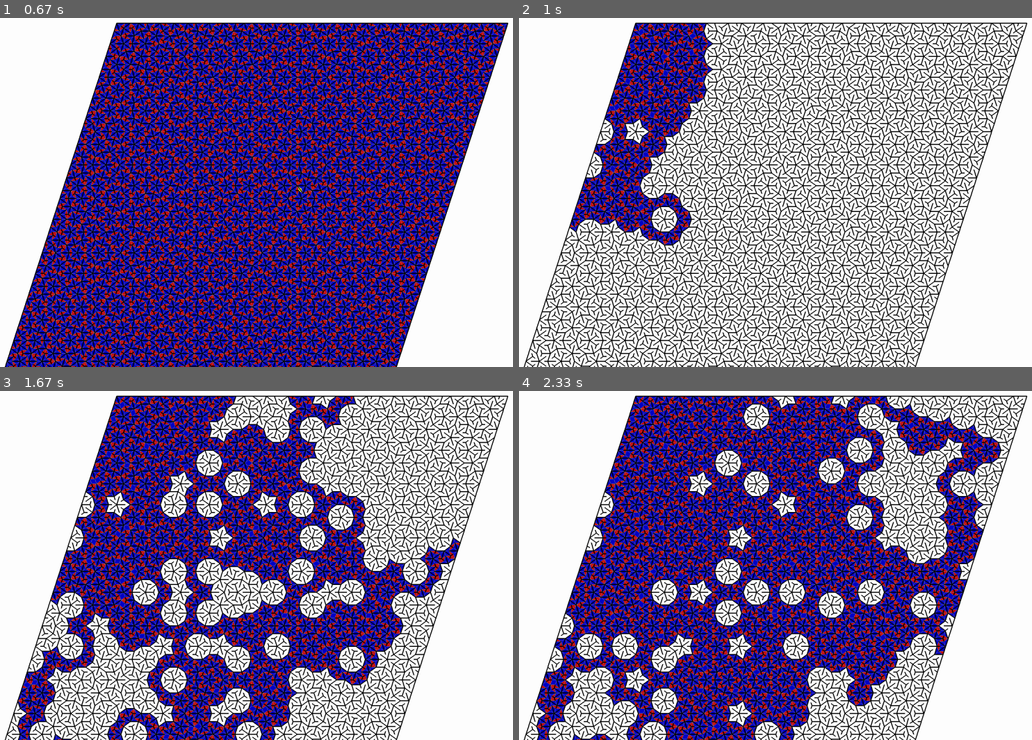
Above: before the commit, frames 1-4 (two rows, left to right).
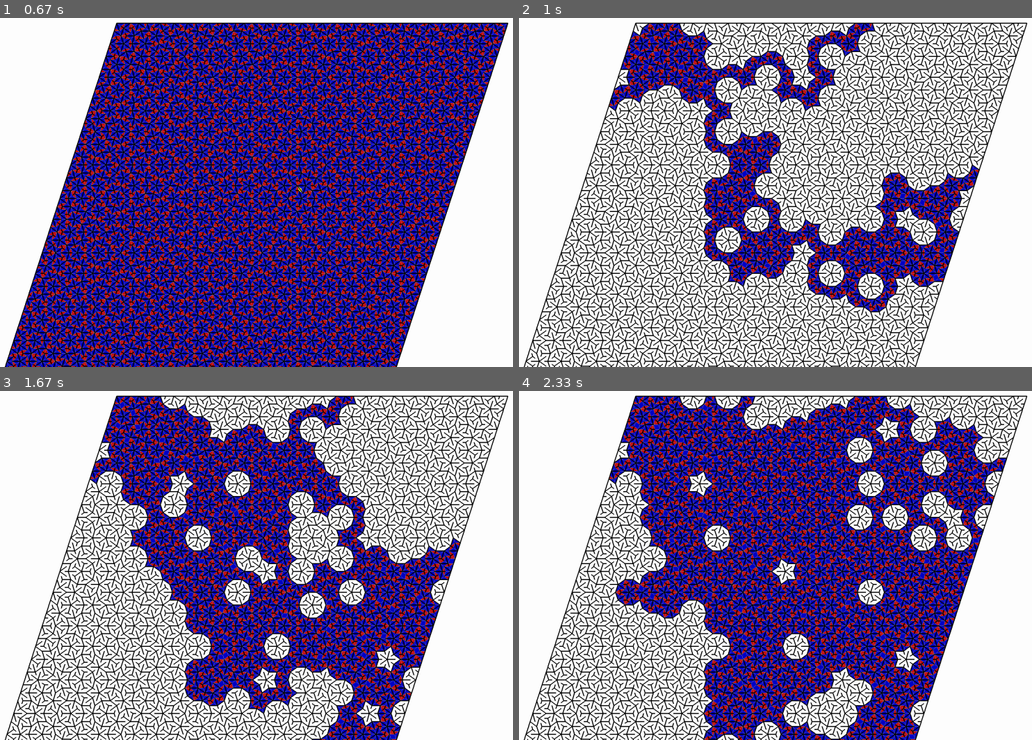
Above: after the commit, the same moments.

Repository: baluneboy/pims
Game: pygame game, started from sandbox/penrose.py
The game is run twice, just before and just after one commit, with the same random seed, the same clock (stepped at 60 frames per second) and the same inputs.
Inputs (mouse positions are in pixels of both pictures, inside the frame that each line leads up to):
- Up to frame 1 (0.67 s): click (302, 192) at 0.38 s
- Up to frame 2 (1 s): tap G at 0.67 s
- Up to frame 3 (1.67 s): no input
- Up to frame 4 (2.33 s): no input

Frame 1 is identical in both runs. In frame 2, 17% of the frame differs, in the area x 9-90%, y 1-85%; in frame 3, 21%; in frame 4, 24%, in the area x 3-95%, y 1-100%.

Commit message:
Added sizer code for smalltime app.

Diff:
--- a/sandbox/penrose.py
+++ b/sandbox/penrose.py
@@ -1,3 +1,5 @@
+#!/usr/bin/env python
+
 import pygame
 import sys
 import math
--- /dev/null
+++ b/sandbox/wxframe_example.py
@@ -0,0 +1,45 @@
+#!/usr/bin/env python
+
+import wx
+class ExampleFrame(wx.Frame):
+    def __init__(self, parent):
+        wx.Frame.__init__(self, parent)
+
+        self.panel = wx.Panel(self)
+        self.quote = wx.StaticText(self.panel, label="Your quote:")
+        self.result = wx.StaticText(self.panel, label="")
+        self.result.SetForegroundColour(wx.RED)
+        self.button = wx.Button(self.panel, label="Save")
+        self.lblname = wx.StaticText(self.panel, label="Your name:")
+        self.editname = wx.TextCtrl(self.panel, size=(140, -1))
+
+        # Set sizer for the frame, so we can change frame size to match widgets
+        self.windowSizer = wx.BoxSizer()
+        self.windowSizer.Add(self.panel, 1, wx.ALL | wx.EXPAND)
+
+        # Set sizer for the panel content
+        self.sizer = wx.GridBagSizer(5, 5)
+        self.sizer.Add(self.quote, (0, 0))
+        self.sizer.Add(self.result, (0, 1))
+        self.sizer.Add(self.lblname, (1, 0))
+        self.sizer.Add(self.editname, (1, 1))
+        self.sizer.Add(self.button, (2, 0), (1, 2), flag=wx.EXPAND)
+
+        # Set simple sizer for a nice border
+        self.border = wx.BoxSizer()
+        self.border.Add(self.sizer, 1, wx.ALL | wx.EXPAND, 5)
+
+        # Use the sizers
+        self.panel.SetSizerAndFit(self.border)
+        self.SetSizerAndFit(self.windowSizer)
+
+        # Set event handlers
+        self.button.Bind(wx.EVT_BUTTON, self.OnButton)
+
+    def OnButton(self, e):
+        self.result.SetLabel(self.editname.GetValue())
+
+app = wx.App(False)
+frame = ExampleFrame(None)
+frame.Show()
+app.MainLoop()
--- /dev/null
+++ b/sandbox/wxsizers_example.py
@@ -0,0 +1,94 @@
+#!/usr/bin/env python
+
+import wx
+
+def sample_external_long_running(func, func_when_done, val=30):
+    from time import sleep
+    sleep(2)
+    wx.CallAfter(func, val)
+    sleep(2)
+    wx.CallAfter(func, 2*val)
+    sleep(1)
+    wx.CallAfter(func, 3*val)
+    sleep(3)
+    wx.CallAfter(func_when_done)
+
+class ShortWindow(wx.PyWindow):
+    """
+    A short window that is used for sizer items for smalltime info.
+    """
+    def __init__(self, parent, text, pos=wx.DefaultPosition, size=wx.DefaultSize):
+        wx.PyWindow.__init__(self, parent, -1,
+                             #style=wx.RAISED_BORDER
+                             #style=wx.SUNKEN_BORDER
+                             style=wx.SIMPLE_BORDER
+                             )
+        self.text = text
+        if size != wx.DefaultSize:
+            self.bestsize = size
+        else:
+            self.bestsize = (360, 30)
+        self.SetSize(self.GetBestSize())
+
+        self.Bind(wx.EVT_PAINT, self.OnPaint)
+        self.Bind(wx.EVT_SIZE, self.OnSize)
+        self.Bind(wx.EVT_LEFT_UP, self.OnCloseParent)
+
+
+    def OnPaint(self, evt):
+        sz = self.GetSize()
+        dc = wx.PaintDC(self)
+        w,h = dc.GetTextExtent(self.text)
+        dc.Clear()
+        dc.DrawText(self.text, (sz.width-w)/2, (sz.height-h)/2)
+
+    def OnSize(self, evt):
+        self.Refresh()
+
+    def OnCloseParent(self, evt):
+        p = wx.GetTopLevelParent(self)
+        if p:
+            p.Close()
+
+    def DoGetBestSize(self):
+        return self.bestsize
+
+def make_my_box(win):
+    box = wx.BoxSizer(wx.HORIZONTAL)
+    box.Add(ShortWindow(win, "one"), 0, wx.EXPAND)
+    box.Add(ShortWindow(win, "two"), 0, wx.EXPAND)
+    box.Add(ShortWindow(win, "three"), 1, wx.EXPAND)
+    box.Add(ShortWindow(win, "four"), 1, wx.EXPAND)
+    box.Add(ShortWindow(win, "five"), 1, wx.EXPAND)
+
+    return box
+
+class MainFrame(wx.Frame):
+
+    def __init__(self, parent, title, sizer_func, worker):
+
+        wx.Frame.__init__(self, parent, -1, title)
+
+        p = wx.Panel(self, -1)
+
+        self.sizer = sizer_func(p)
+        #self.CreateStatusBar()
+        #self.SetStatusText("Resize this frame to see how the sizers respond...")
+
+        p.SetSizer(self.sizer)
+        self.sizer.Fit(p)
+        self.Bind(wx.EVT_CLOSE, self.on_close_window)
+        self.Fit()
+
+    def on_close_window(self, event):
+        self.MakeModal(False)
+        self.Destroy()
+
+def demo(worker):
+    app = wx.PySimpleApp()
+    app.TopWindow = MainFrame(None, 'title', make_my_box, worker)
+    app.TopWindow.Show()
+    app.MainLoop()
+
+if __name__ == "__main__":
+    demo(sample_external_long_running)
